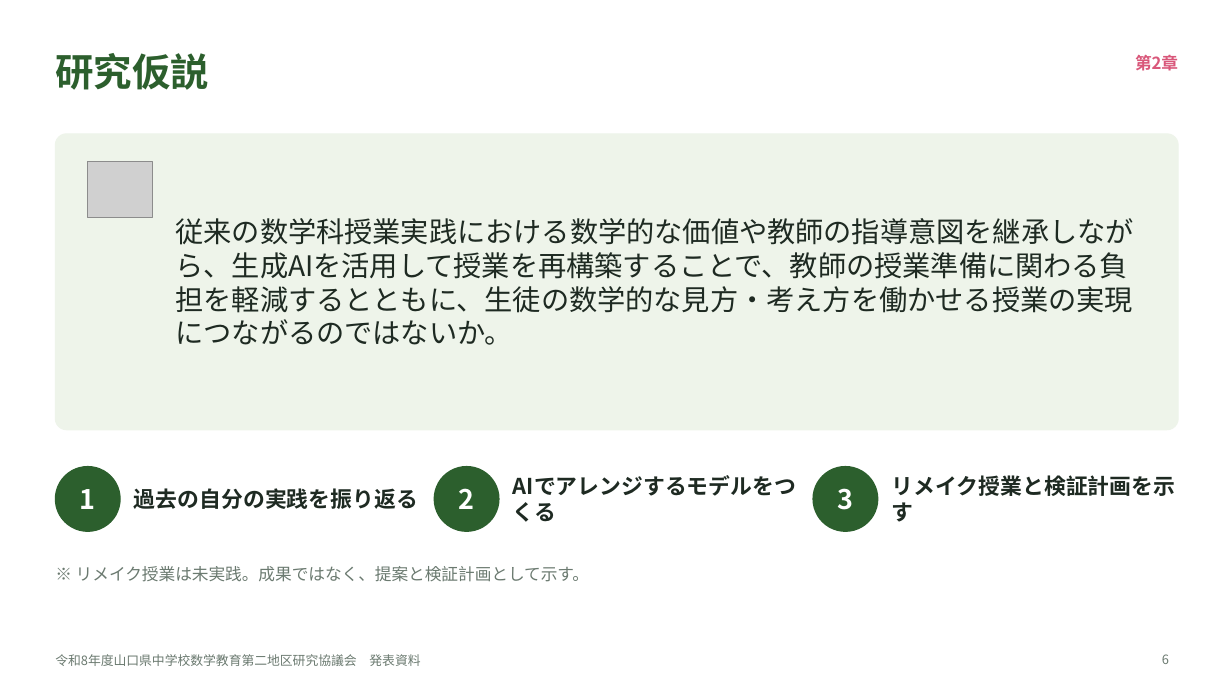
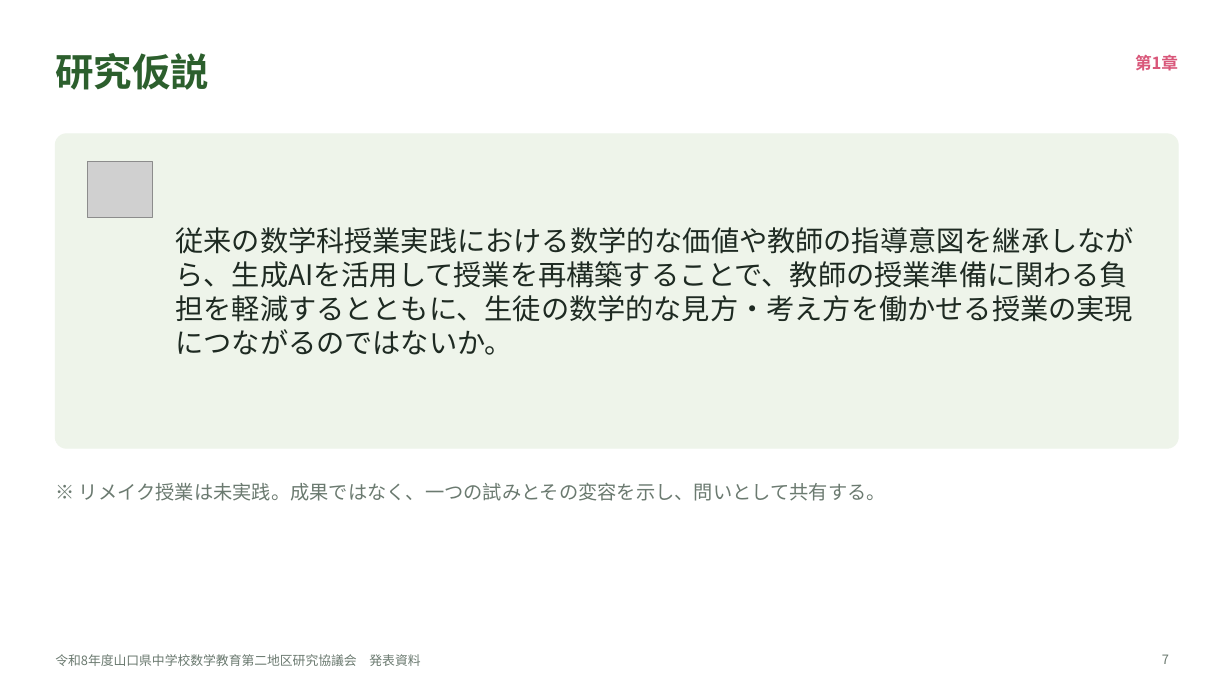
Before and after one commit to margiela14th-sudo/my-ai-project, a slide deck: slide 7 of 07_完成資料/県大会発表_生成AI授業再構築.pptx (slide 6 before the commit). Drawn at 1232x693 pixels with LibreOffice and Linux fonts; fonts in the diff are those of the drawing; grey boxes stand for pictures. Boxes give left, top, right and bottom in pixels: in the first picture for what was removed or moved away, otherwise in the second. Text is boxed around its words. In the diff, an @@ line names an element or a change of style, - is before the commit and + after.

```diff
--- a/07_完成資料/県大会発表_生成AI授業再構築.pptx
+++ b/07_完成資料/県大会発表_生成AI授業再構築.pptx
@@ text at bbox=[1135, 54, 1178, 71]: text changed @@
-第2章
+第1章
@@ rounded rectangle: place and size @@
-rounded rectangle at bbox=[55, 134, 1178, 430]
+rounded rectangle at bbox=[55, 134, 1178, 448]
@@ rounded rectangle at bbox=[55, 134, 1178, 448]: proportions changed @@
@@ text "従来の数学科授業実践における数学的な価値や教師の指導意図を継承しながら、生成AIを活用して授業を再構築することで、教師の ...": place and size @@
-text "従来の数学科授業実践における数学的な価値や教師の指導意図を継承しながら、生成AIを活用して授業を再構築することで、教師の ..." at bbox=[176, 218, 1134, 345]
+text "従来の数学科授業実践における数学的な価値や教師の指導意図を継承しながら、生成AIを活用して授業を再構築することで、教師の ..." at bbox=[176, 227, 1134, 355]
@@ ellipse removed at bbox=[55, 467, 120, 531] @@
@@ ellipse removed at bbox=[434, 467, 499, 531] @@
@@ text removed at bbox=[513, 467, 799, 531] @@
-AIでアレンジするモデルをつくる
@@ ellipse removed at bbox=[813, 467, 878, 531] @@
@@ text removed at bbox=[892, 475, 1176, 522] @@
-リメイク授業と検証計画を示す
@@ text at bbox=[79, 483, 886, 501]: text changed; size 13 to 15 pt @@
-※ リメイク授業は未実践。成果ではなく、提案と検証計画として示す。
+※ リメイク授業は未実践。成果ではなく、一つの試みとその変容を示し、問いとして共有する。
@@ text removed at bbox=[80, 489, 96, 509] @@
-1
@@ text removed at bbox=[134, 488, 418, 509] @@
-過去の自分の実践を振り返る
@@ text removed at bbox=[459, 488, 475, 509] @@
-2
@@ text removed at bbox=[837, 488, 853, 510] @@
-3
@@ page number at bbox=[1162, 654, 1169, 664]: text changed @@
-6
+7
```
Also in this commit, not shown: 13 other slides changed, 6 slides added, 3 slides removed, 14 other files.
